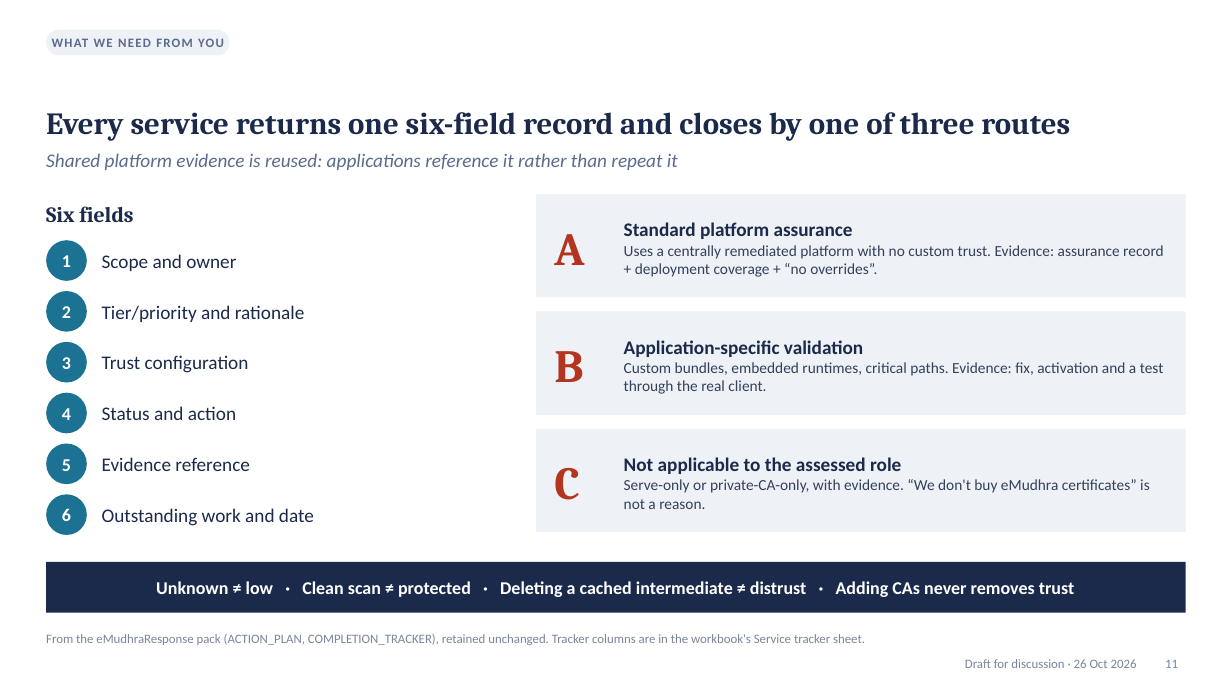
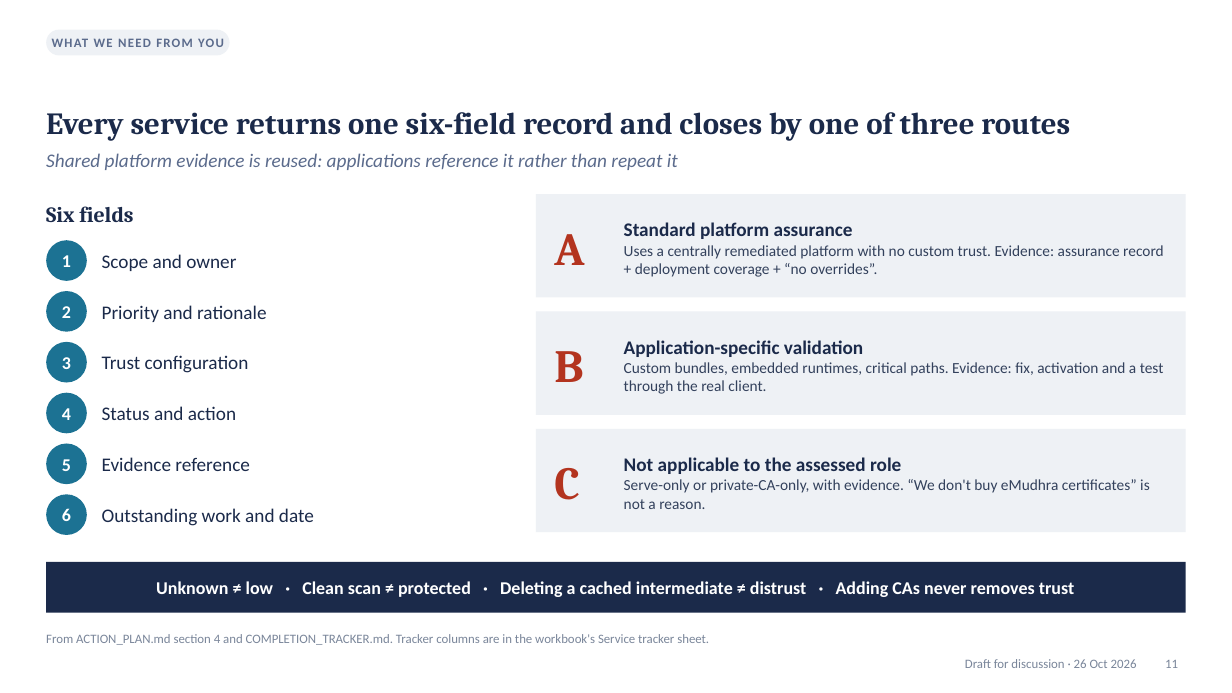
Before and after one commit to jfang88/eMudhraResponse, a slide deck: slide 11 of eMudhra-response-briefing.pptx. Drawn at 1232x693 pixels with LibreOffice and Linux fonts; fonts in the diff are those of the drawing. Boxes give left, top, right and bottom in pixels: in the first picture for what was removed or moved away, otherwise in the second. Text is boxed around its words. In the diff, an @@ line names an element or a change of style, - is before the commit and + after.

```diff
--- a/eMudhra-response-briefing.pptx
+++ b/eMudhra-response-briefing.pptx
@@ text at (102, 305, 267, 322): text changed @@
-Tier/priority and rationale
+Priority and rationale
@@ text at (46, 634, 709, 645): text changed @@
-From the eMudhraResponse pack (ACTION_PLAN, COMPLETION_TRACKER), retained unchanged. Tracker columns are in the workbook's Service tracker sheet.
+From ACTION_PLAN.md section 4 and COMPLETION_TRACKER.md. Tracker columns are in the workbook's Service tracker sheet.
```
Also in this commit, not shown: 6 other slides changed, 28 other files.
